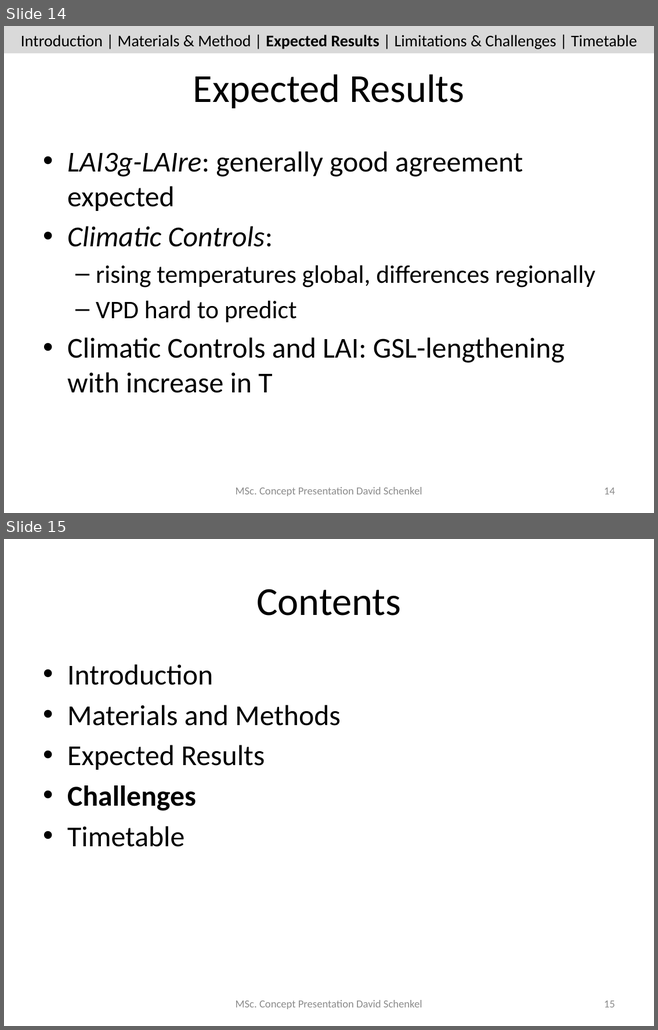
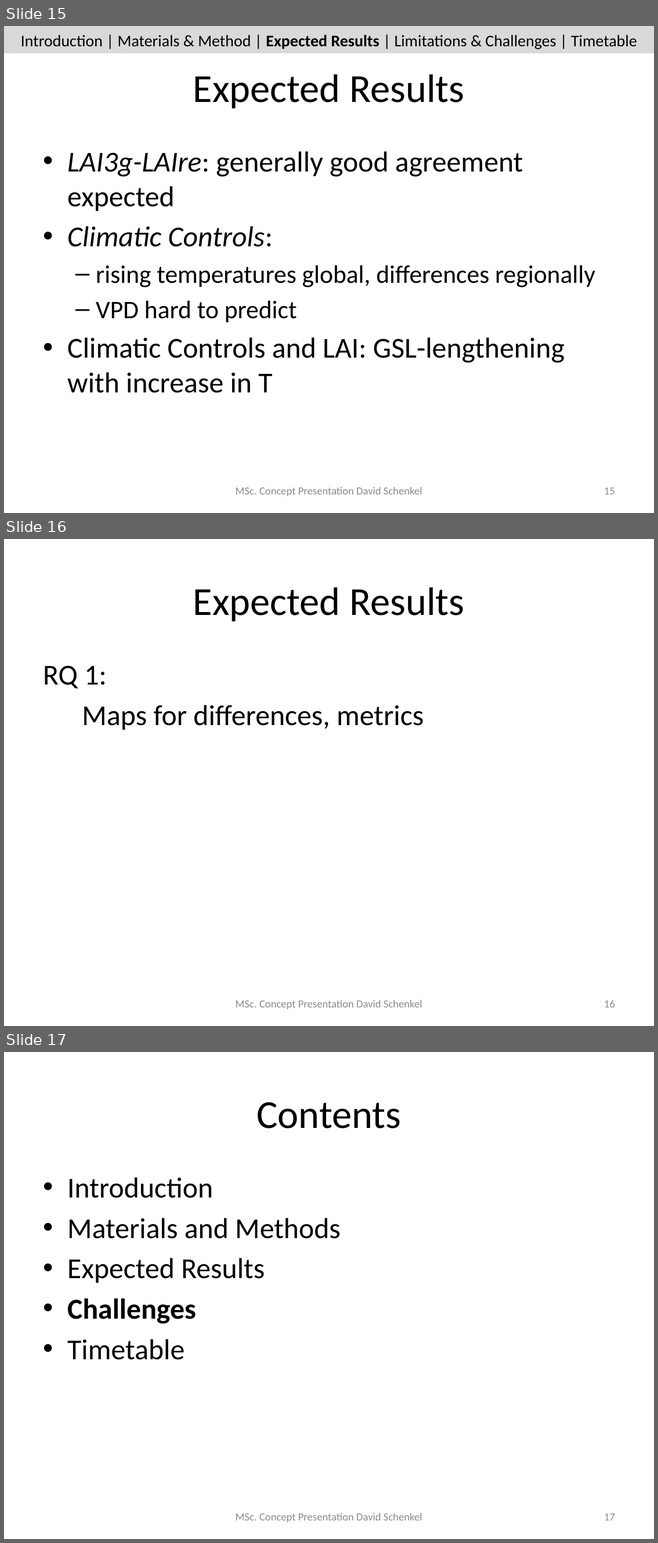
Before and after one commit to dschenkel/geo511, a slide deck: concept_presentation.pptx. Shown one above the other, each under a label of ours: slides 14 and 15 before the commit, slides 15, 16 and 17 after it. The pictures are 658x1030 and 658x1543 pixels, drawn with LibreOffice and Linux fonts; fonts in the diff are those of the drawing. Boxes give left, top, right and bottom in pixels: in the first picture for what was removed or moved away, otherwise in the second. Text is boxed around its words. In the diff, an @@ line names an element or a change of style, - is before the commit and + after.

```diff
--- a/concept_presentation.pptx
+++ b/concept_presentation.pptx
@@ slide 16 added at [4, 539, 654, 1026], background #FFFFFF @@
@@ title added at [193, 587, 464, 621], 44 pt, text #000000 @@
+Expected Results
@@ text added at [43, 665, 423, 730], 32 pt, text #000000 @@
+RQ 1:
+Maps for differences, metrics
@@ text added at [235, 1000, 422, 1009], 12 pt, text #8C8C8C @@
+MSc. Concept Presentation David Schenkel
@@ page number added at [604, 1000, 615, 1008], 12 pt, text #8C8C8C @@
+16
@@ what was slide 14 is now slide 15 @@
@@ page number at [604, 488, 615, 495]: text changed @@
-14
+15
@@ what was slide 15 is now slide 17 @@
@@ page number at [604, 1514, 615, 1521]: text changed @@
-15
+17
```
Also in this commit, not shown: 1 slide changed, 1 other slide added.
